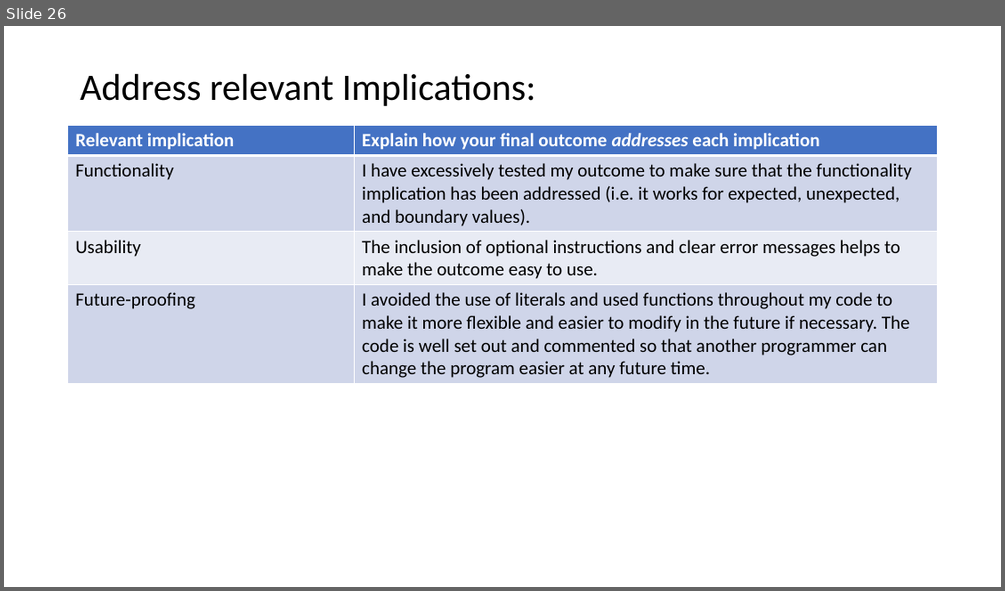
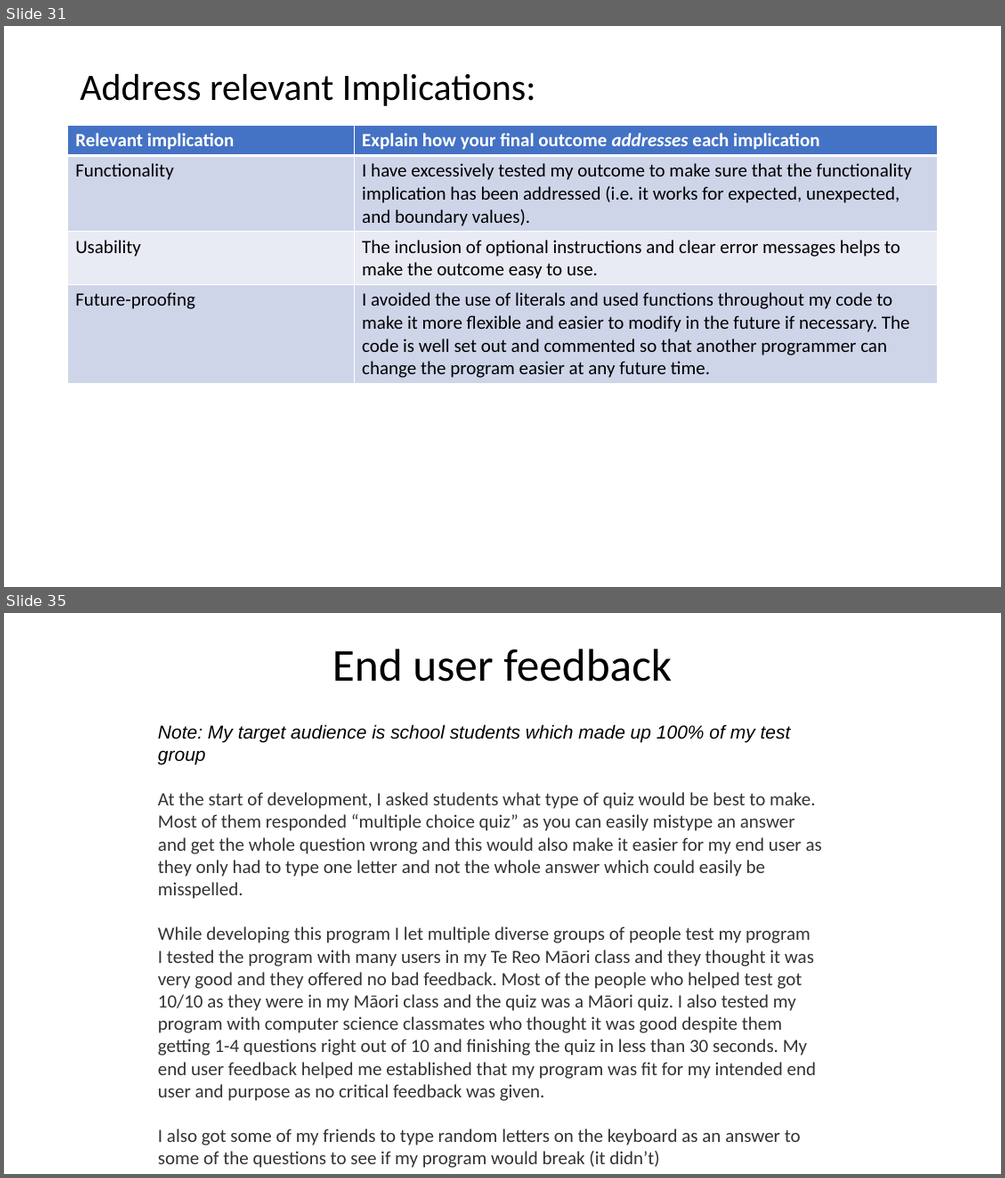
Before and after one commit to twschool/Assessment, a slide deck: Maori quiz documentation.pptx. Shown one above the other, each under a label of ours: slide 26 before the commit, slides 31 and 35 after it; the slides between them are not shown. The pictures are 1005x591 and 1005x1178 pixels, drawn with LibreOffice and Linux fonts; fonts in the diff are those of the drawing. Boxes give left, top, right and bottom in pixels: in the first picture for what was removed or moved away, otherwise in the second. Text is boxed around its words. In the diff, an @@ line names an element or a change of style, - is before the commit and + after.

```diff
--- a/Maori quiz documentation.pptx
+++ b/Maori quiz documentation.pptx
@@ slide 35 added at box(4, 613, 1001, 1174), background #FFFFFF @@
@@ title added at box(332, 649, 672, 682), 44 pt, text #000000 @@
+End user feedback
@@ text added at box(158, 724, 822, 1167), 18 pt, text #333333 @@
+Note: My target audience is school students which made up 100% of my test group
+At the start of development, I asked students what type of quiz would be best to make. Most of them responded “multiple choice quiz” as you can easily mistype an answer and get the whole question wrong and this would also make it easier for my end user as they only had to type one letter and not the whole answer which could easily be misspelled.
+While developing this program I let multiple diverse groups of people test my program
+I tested the program with many users in my Te Reo Māori class and they thought it was very good and they offered no bad feedback. Most of the people who helped test got 10/10 as they were in my Māori class and the quiz was a Māori quiz. I also tested my program with computer science classmates who thought it was good despite them getting 1-4 questions right out of 10 and finishing the quiz in less than 30 seconds. My end user feedback helped me established that my program was fit for my intended end user and purpose as no critical feedback was given.
+I also got some of my friends to type random letters on the keyboard as an answer to some of the questions to see if my program would break (it didn’t)
@@ what was slide 26 is now slide 31 @@
```
Also in this commit, not shown: 6 slides changed, 5 other slides added, 1 other file.
